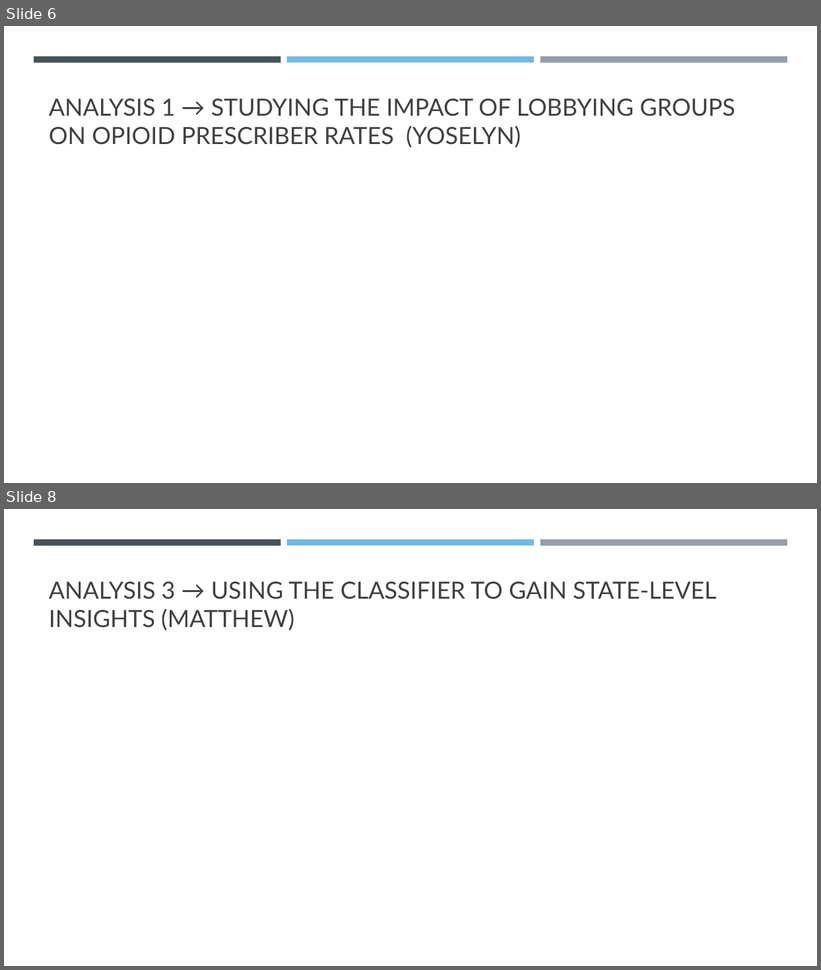
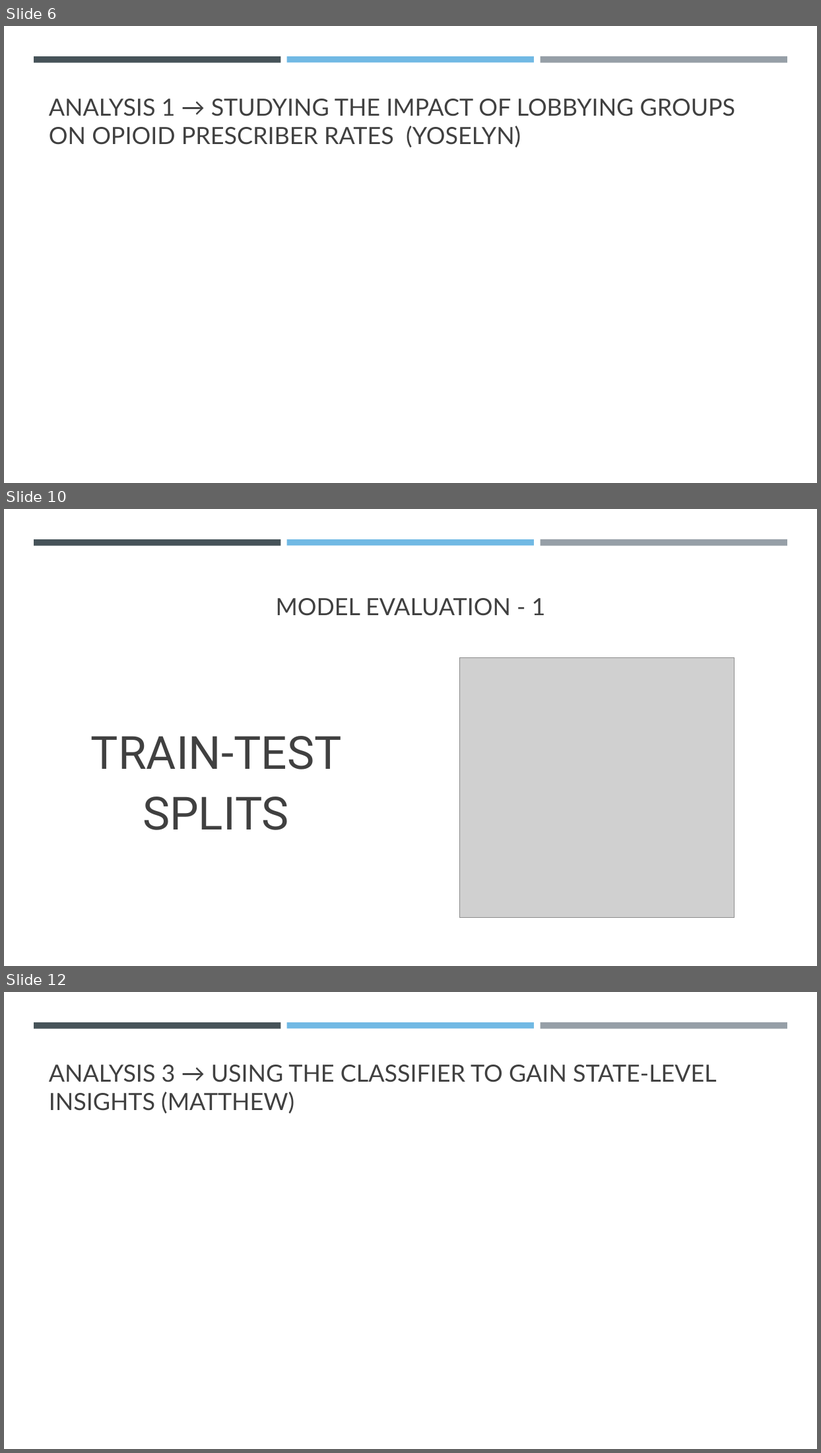
Before and after one commit to MLOpioidProjectCode/project_code, a slide deck: presentation/opioid_powerpoint.pptx. Shown one above the other, each under a label of ours: slides 6 and 8 before the commit, slides 6, 10 and 12 after it; the slides between them are not shown. The pictures are 821x970 and 821x1453 pixels, drawn with LibreOffice and Linux fonts; fonts in the diff are those of the drawing; grey boxes stand for pictures. Boxes give left, top, right and bottom in pixels: in the first picture for what was removed or moved away, otherwise in the second. Text is boxed around its words. In the diff, an @@ line names an element or a change of style, - is before the commit and + after.

```diff
--- a/presentation/opioid_powerpoint.pptx
+++ b/presentation/opioid_powerpoint.pptx
@@ slide 10 added at (4,509,817,966), background #FFFFFF; not listed: 3 template elements that a slide beside it also shows @@
@@ title added at (276,598,546,616), 28 pt, text #404040 @@
+MODEL EVALUATION - 1
@@ picture added at (459,658,735,918) @@
@@ text added at (91,736,342,830), 54 pt, text #404040 @@
+TRAIN-TEST SPLITS
@@ what was slide 8 is now slide 12 @@
```
Also in this commit, not shown: 1 slide changed, 3 other slides added.
